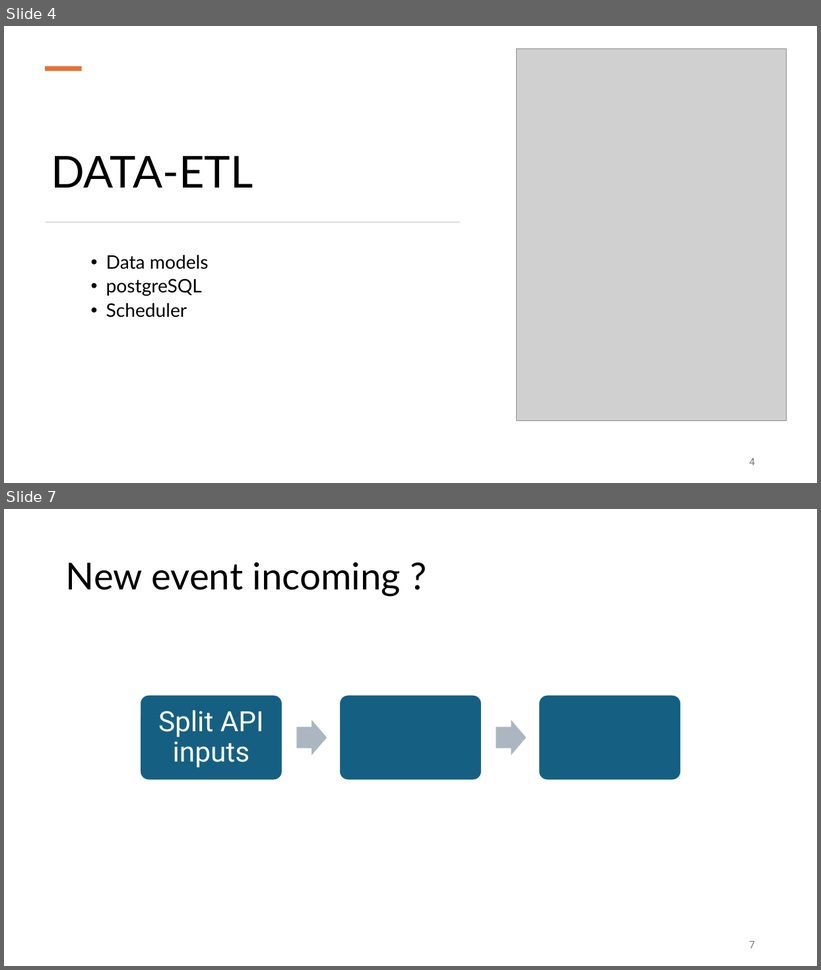
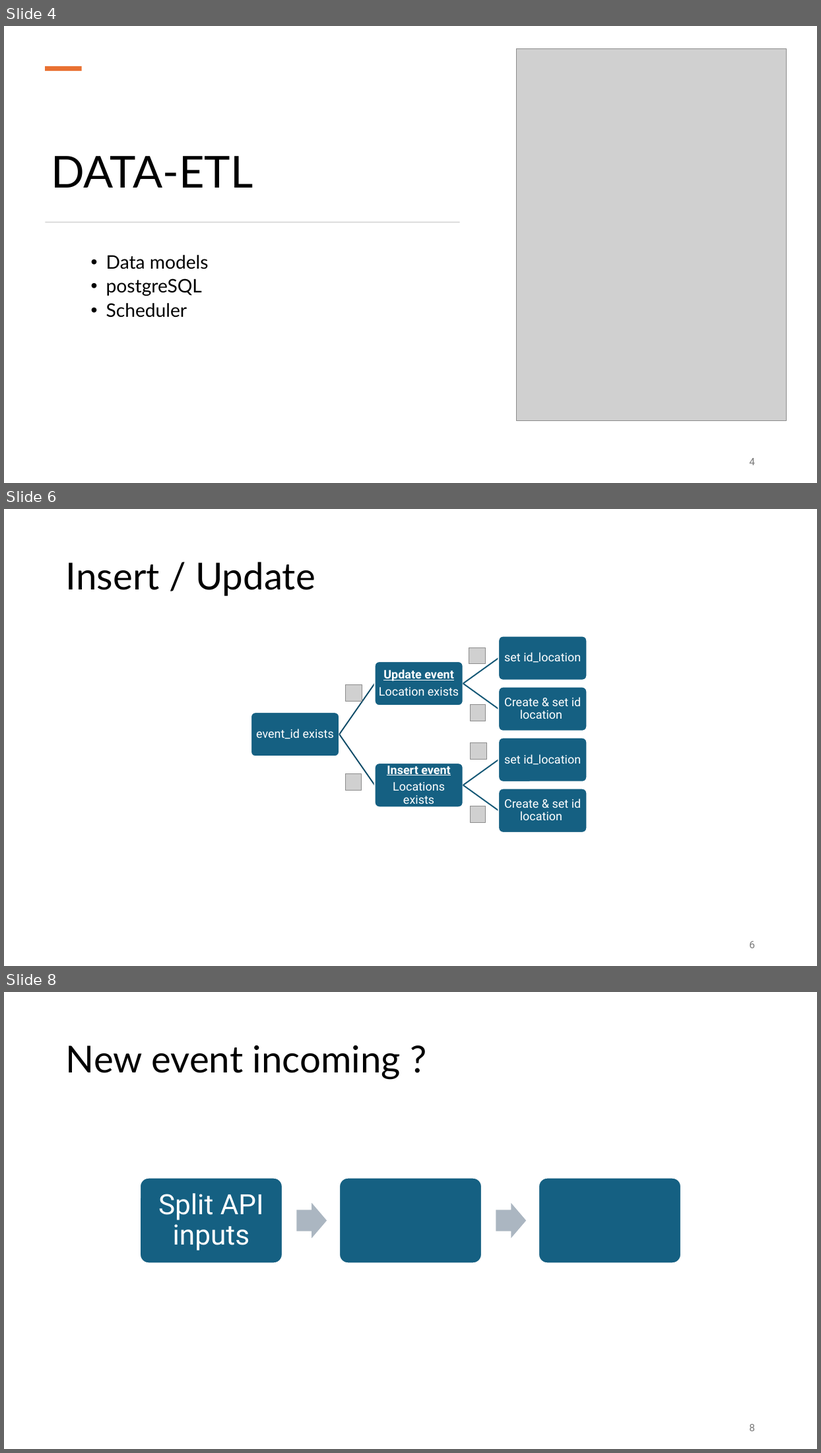
Before and after one commit to Mich-Blaz/Expo-App-MiCa, a slide deck: MiCa-expo-app.pptx. Shown one above the other, each under a label of ours: slides 4 and 7 before the commit, slides 4, 6 and 8 after it; the slides between them are not shown. The pictures are 821x970 and 821x1453 pixels, drawn with LibreOffice and Linux fonts; fonts in the diff are those of the drawing; grey boxes stand for pictures. Boxes give left, top, right and bottom in pixels: in the first picture for what was removed or moved away, otherwise in the second. Text is boxed around its words. In the diff, an @@ line names an element or a change of style, - is before the commit and + after.

```diff
--- a/MiCa-expo-app.pptx
+++ b/MiCa-expo-app.pptx
@@ slide 6 added at bbox=[4, 509, 817, 966], background #FFFFFF @@
@@ title added at bbox=[66, 562, 316, 596], 44 pt, text #000000 @@
+Insert / Update
@@ picture added at bbox=[469, 648, 485, 663] @@
@@ picture added at bbox=[346, 685, 362, 701] @@
@@ picture added at bbox=[470, 705, 485, 722] @@
@@ picture added at bbox=[470, 743, 486, 759] @@
@@ picture added at bbox=[346, 774, 361, 791] @@
@@ group added at bbox=[251, 636, 587, 834]: 7 rounded rectangles, 7 texts, 6 freeform shapes @@
+event_id exists
+Update event
+Location exists
+set id_location
+Create & set id location
+Insert event
+Locations exists
+set id_location
+Create & set id location
@@ picture added at bbox=[470, 806, 485, 823] @@
@@ page number added at bbox=[749, 941, 755, 949], 12 pt, text #797979 @@
+6
@@ what was slide 7 is now slide 8 @@
@@ page number at bbox=[749, 1424, 755, 1432]: text changed @@
-7
+8
```
Also in this commit, not shown: 2 slides changed.
